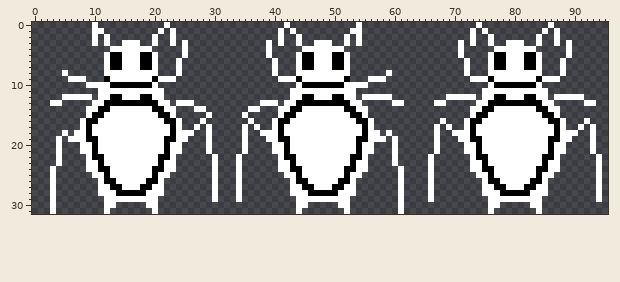
Two states of a sprite sheet, Assets/Images/Bugs/Aphid/Aphid-Sheet.png. Above is the file before it was changed.
The file is 96x32 pixels.
Once edited:
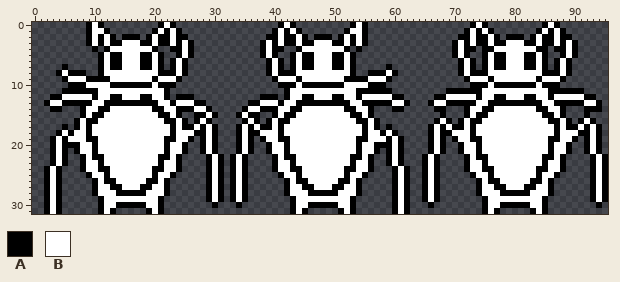
Palette (. is transparent): A #000000  B #ffffff
What changed:
@@ x 0..95 @@
- 0 ..........B...........B...................B...........B...................B...........B.........
- 1 ..........BB.........B.B.................B.B.........BB..................B.B.........B.B........
- 2 ..........B.B.......B..B.................B..B.......B.B..................B..B.......B..B........
- 3 ..........B.B..BBB..B..B.B.............B.B..B..BBB..B.B................B.B..B..BBB..B..B.B......
- 4 .............BBBBBBB.....B.............B.....BBBBBBB...................B.....BBBBBBB.....B......
- 5 ............BAABBBAAB....B.............B....BAABBBAAB..................B....BAABBBAAB....B......
- 6 ............BAABBBAAB...B...............B...BAABBBAAB...................B...BAABBBAAB...B.......
- 7 ............BAABBBAAB...B...............B...BAABBBAAB...................B...BAABBBAAB...B.......
- 8 .....B......BBBBBBBBB...B...............B...BBBBBBBBB......B............B...BBBBBBBBB...B.......
- 9 ......BBB...ABBBBBBBABBB.................BBBABBBBBBBA...BBB..............BBBABBBBBBBABBB........
-10 .........BBBBAAAAAAAB.......................BAAAAAAABBBB....................BAAAAAAAB...........
-11 ...........BBBBBBBBBBB.....................BBBBBBBBBBB.....................BBBBBBBBBBB..........
-12 .....BBBBB.BBAABBBAABB.....................BBAABBBAABB.BBBBB.........BBBBB.BBAABBBAABB.BBBBB....
-13 ...BB.....BBAAAAAAAAABB.BBB...........BBB.BBAAAAAAAAABB.....BB.....BB.....BBAAAAAAAAABB.....BB..
-14 .........BBAABBBBBBBAABB...BB.......BB...BBAABBBBBBBAABB.................BBAABBBBBBBAABB........
-15 .........BAABBBBBBBBBAAB.....B.....B.....BAABBBBBBBBBAAB.................BAABBBBBBBBBAAB........
-16 ........BAABBBBBBBBBBBAAB...B.......B...BAABBBBBBBBBBBAAB...........B...BAABBBBBBBBBBBAAB...B...
-17 ........BABBBBBBBBBBBBBAB..B.B.....B.B..BABBBBBBBBBBBBBAB..........B.B..BABBBBBBBBBBBBBAB..B.B..
-18 .....B.BBABBBBBBBBBBBBBABBB..B.....B..BBBABBBBBBBBBBBBBABB.B.......B..BBBABBBBBBBBBBBBBABBB..B..
-19 ....B.BBBAABBBBBBBBBBBAABB...B.....B...BBAABBBBBBBBBBBAABBB.B......B...BBAABBBBBBBBBBBAABB...B..
-20 ....B...BBABBBBBBBBBBBABB....B.....B....BBABBBBBBBBBBBABB...B......B....BBABBBBBBBBBBBABB....B..
-21 ....B...BBABBBBBBBBBBBABB....B.....B....BBABBBBBBBBBBBABB...B......B....BBABBBBBBBBBBBABB....B..
-22 ....B....BAABBBBBBBBBAAB......B...B......BAABBBBBBBBBAAB....B.....B......BAABBBBBBBBBAAB......B.
-23 ....B....BBABBBBBBBBBABB......B...B......BBABBBBBBBBBABB....B.....B......BBABBBBBBBBBABB......B.
-24 ...B.....BBAABBBBBBBAABB......B...B......BBAABBBBBBBAABB.....B....B......BBAABBBBBBBAABB......B.
-25 ...B......BBABBBBBBBABB.......B...B.......BBABBBBBBBABB......B....B.......BBABBBBBBBABB.......B.
-26 ...B.......BAABBBBBAAB........B...B........BAABBBBBAAB.......B....B........BAABBBBBAAB........B.
-27 ...B.......BBAABBBAABB........B...B........BBAABBBAABB.......B....B........BBAABBBAABB........B.
-28 ...B.......BBBAAAAABBB........B...B........BBBAAAAABBB.......B....B........BBBAAAAABBB........B.
-29 ...B........BBBBBBBBB.........B...B.........BBBBBBBBB........B....B.........BBBBBBBBB.........B.
-30 ...B........BB.....BB.......................BB.....BB........B..............BB.....BB...........
-31 ...B........B.......B.......................B.......B........B..............B.......B...........
+ 0 .........ABA.........ABA.................ABA.........ABA.................ABA.........ABA........
+ 1 .........ABBA.......ABABA...............ABABA.......ABBA................ABABA.......ABABA.......
+ 2 .........ABABA.AAA.ABAABAA.............AABAABA.AAA.ABABA...............AABAABA.AAA.ABAABAA......
+ 3 .........ABABAABBBAABAABABA...........ABABAABAABBBAABABA..............ABABAABAABBBAABAABABA.....
+ 4 ..........A.ABBBBBBBA..AABA...........ABAA..ABBBBBBBA.A...............ABAA.AABBBBBBBAA.AABA.....
+ 5 ...........ABAABBBAABA..ABA...........ABA..ABAABBBAABA................ABA..ABAABBBAABA..ABA.....
+ 6 ...........ABAABBBAABA.ABA.............ABA.ABAABBBAABA.................ABA.ABAABBBAABA.ABA......
+ 7 .....A.....ABAABBBAABA.ABA.............ABA.ABAABBBAABA.....A...........ABA.ABAABBBAABA.ABA......
+ 8 ....ABAAA..ABBBBBBBBBAAABA.............ABAAABBBBBBBBBA..AAABA..........ABAAABBBBBBBBBAAABA......
+ 9 .....ABBBAAAABBBBBBBABBBA...............ABBBABBBBBBBAAAABBBA............ABBBABBBBBBBABBBA.......
+10 ......AAABBBBAAAAAAABAAA.................AAABAAAAAAABBBBAAA..............AAABAAAAAAABAAA........
+11 .....AAAAAABBBBBBBBBBBA...................ABBBBBBBBBBBAAAAAA.........AAAAAABBBBBBBBBBBAAAAAA....
+12 ...AABBBBBABBAABBBAABBA.AAA...........AAA.ABBAABBBAABBABBBBBAA.....AABBBBBABBAABBBAABBABBBBBAA..
+13 ..ABBAAAAABBAAAAAAAAABBABBBAA.......AABBBABBAAAAAAAAABBAAAAABBA...ABBAAAAABBAAAAAAAAABBAAAAABBA.
+14 ...AA...ABBAABBBBBBBAABBAAABBA.....ABBAAABBAABBBBBBBAABBA...AA.....AA...ABBAABBBBBBBAABBA...AAA.
+15 ........ABAABBBBBBBBBAABA..AABA...ABAA..ABAABBBBBBBBBAABA...........A...ABAABBBBBBBBBAABA...A...
+16 .......ABAABBBBBBBBBBBAABA.ABA.....ABA.ABAABBBBBBBBBBBAABA.........ABA.ABAABBBBBBBBBBBAABA.ABA..
+17 .....A.ABABBBBBBBBBBBBBABAABABA...ABABAABABBBBBBBBBBBBBABA.A......ABABAABABBBBBBBBBBBBBABAABABA.
+18 ....ABABBABBBBBBBBBBBBBABBBAABA...ABAABBBABBBBBBBBBBBBBABBABA.....ABAABBBABBBBBBBBBBBBBABBBAABA.
+19 ...ABABBBAABBBBBBBBBBBAABBA.ABA...ABA.ABBAABBBBBBBBBBBAABBBABA....ABA.ABBAABBBBBBBBBBBAABBA.ABA.
+20 ...ABAAABBABBBBBBBBBBBABBA..ABA...ABA..ABBABBBBBBBBBBBABBAAABA....ABA..ABBABBBBBBBBBBBABBA..ABA.
+21 ...ABA.ABBABBBBBBBBBBBABBA..ABA...ABA..ABBABBBBBBBBBBBABBA.ABA....ABA..ABBABBBBBBBBBBBABBA..ABA.
+22 ...ABA..ABAABBBBBBBBBAABA....ABA.ABA....ABAABBBBBBBBBAABA..ABA...ABA....ABAABBBBBBBBBAABA....ABA
+23 ...ABA..ABBABBBBBBBBBABBA....ABA.ABA....ABBABBBBBBBBBABBA..ABA...ABA....ABBABBBBBBBBBABBA....ABA
+24 ..ABA...ABBAABBBBBBBAABBA....ABA.ABA....ABBAABBBBBBBAABBA...ABA..ABA....ABBAABBBBBBBAABBA....ABA
+25 ..ABA....ABBABBBBBBBABBA.....ABA.ABA.....ABBABBBBBBBABBA....ABA..ABA.....ABBABBBBBBBABBA.....ABA
+26 ..ABA.....ABAABBBBBAABA......ABA.ABA......ABAABBBBBAABA.....ABA..ABA......ABAABBBBBAABA......ABA
+27 ..ABA.....ABBAABBBAABBA......ABA.ABA......ABBAABBBAABBA.....ABA..ABA......ABBAABBBAABBA......ABA
+28 ..ABA.....ABBBAAAAABBBA......ABA.ABA......ABBBAAAAABBBA.....ABA..ABA......ABBBAAAAABBBA......ABA
+29 ..ABA......ABBBBBBBBBA.......ABA.ABA.......ABBBBBBBBBA......ABA..ABA.......ABBBBBBBBBA.......ABA
+30 ..ABA......ABBAAAAABBA........A...A........ABBAAAAABBA......ABA...A........ABBAAAAABBA........A.
+31 ..ABA......ABA.....ABA.....................ABA.....ABA......ABA............ABA.....ABA..........
Changed places in both pictures, as pixel boxes (x1, y1, x2, y2):
added: (44, 22, 608, 214)
